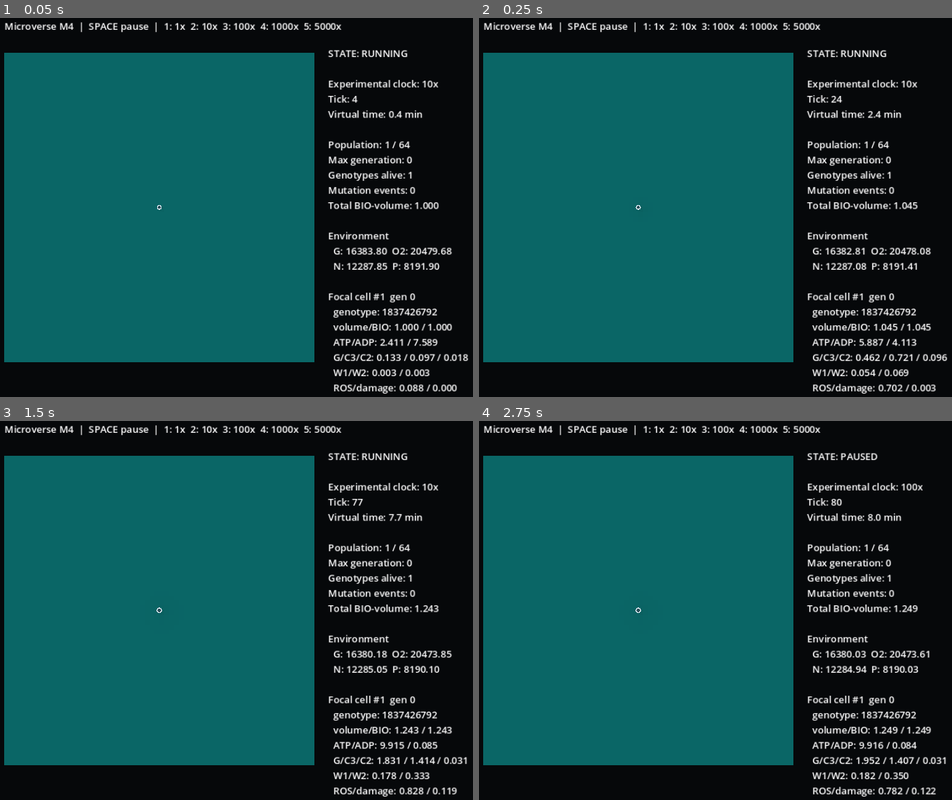
Above: before the commit, frames 1-4 (two rows, left to right).
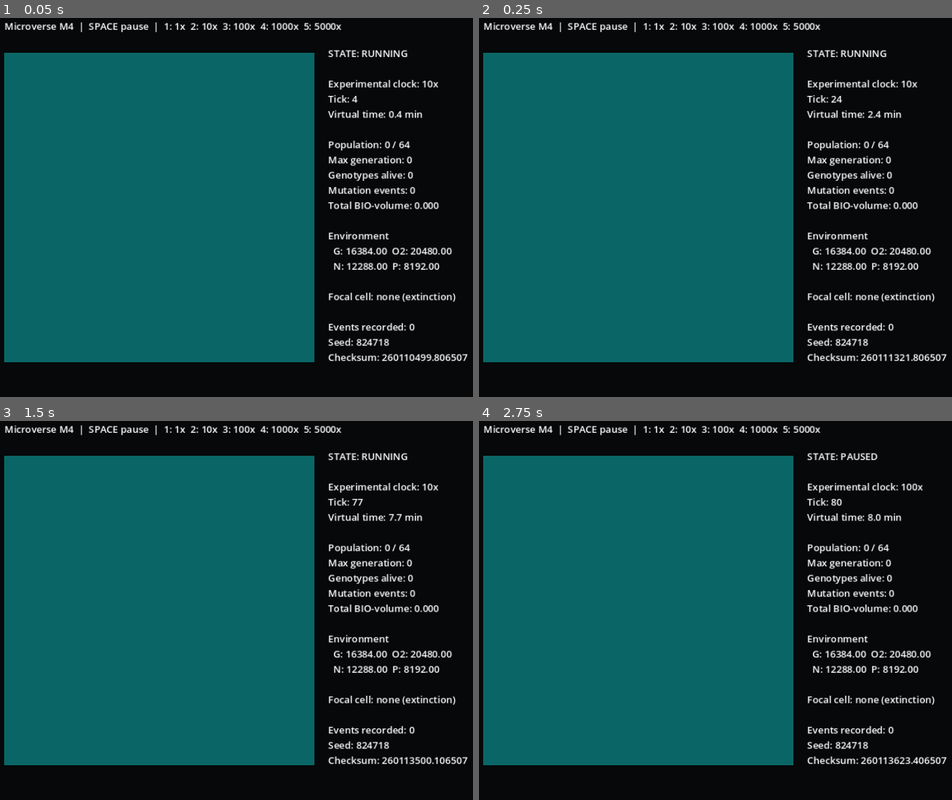
Above: after the commit, the same moments.

Repository: Feynman26/Microverse
Game: Godot game, scene res://src/ui/main.tscn
Two runs of this game, one before a commit and one after it. Both use one fixed random seed, a clock stepped at 60 frames per second and the inputs below.
Inputs:
- Up to frame 1 (0.05 s): no input
- Up to frame 2 (0.25 s): no input
- Up to frame 3 (1.5 s): tap Enter at 0.5 s; tap 1 at 0.6 s; tap Space at 0.77, 1.25 s; tap 2 at 1.35 s
- Up to frame 4 (2.75 s): tap Space at 1.52 s; tap Enter at 2 s; tap 3 at 2.1 s

The runs differ from the first frame. In frame 1, 2.3% of the frame differs, in the area x 33-99%, y 32-100%; in frame 2, 2.3%; in frame 3, 2.3%; in frame 4, 2.3%.
Error before the commit: Invalid access to property or key 'proteome_atp_cost_per_expression_unit_per_volume' on a base object of type 'RefCounted (SimConfig)'. (res://src/biology/cell…
Error after the commit: Parse Error: Too few arguments for "step()" call. Expected at least 7 but received 6. (res://src/biology/cell_state.gd:85)

Commit message:
refactor: require explicit proteome for M5 metabolic flux

Diff:
--- a/src/chemistry/metabolic_solver.gd
+++ b/src/chemistry/metabolic_solver.gd
@@ -4,14 +4,9 @@
 const CatalyticLandscapeScript = preload("res://src/chemistry/catalytic_landscape.gd")
 const MetaboliteCatalogScript = preload("res://src/chemistry/metabolite_catalog.gd")
 
-# The solver is intentionally stateless. Authoritative chemical state lives in
-# each CellState.metabolites dictionary. Every substep has three phases:
-#
-#   1. compute potential flux for every reaction from one immutable pool snapshot;
-#   2. compute one availability scale per shared substrate from total demand;
-#   3. apply all effective reaction deltas simultaneously.
-#
-# This prevents reaction-array ordering from becoming a hidden selective force.
+# Authoritative chemical state lives in each cell. Reaction flux is solved from
+# one pool snapshot and one proteome snapshot per substep. M5 removes promoter
+# code from direct metabolism: only explicit protein abundance can catalyse.
 
 static func create_initial_pools(volume: float, config) -> Dictionary:
 	var pools: Dictionary = {}
@@ -24,8 +19,9 @@
 	pools["NADH"] = float(config.initial_nadh_per_volume) * volume
 	return pools
 
-static func step(pools: Dictionary, genome, reactions: Array, dt: float, volume: float, config) -> Dictionary:
+static func step(pools: Dictionary, genome, expression_state: Dictionary, reactions: Array, dt: float, volume: float, config) -> Dictionary:
 	assert(genome != null)
+	assert(not expression_state.is_empty())
 	assert(dt >= 0.0)
 	assert(volume > 0.0)
 	var cumulative_fluxes: Dictionary = {}
@@ -37,19 +33,19 @@
 	var substeps: int = maxi(1, int(config.metabolic_substeps_per_tick))
 	var sub_dt: float = dt / float(substeps)
 	for _substep in range(substeps):
-		var fluxes: Dictionary = _solve_substep(pools, genome, reactions, sub_dt, volume, config)
+		var fluxes: Dictionary = _solve_substep(pools, genome, expression_state, reactions, sub_dt, volume, config)
 		for reaction_id in fluxes.keys():
 			cumulative_fluxes[reaction_id] = float(cumulative_fluxes[reaction_id]) + float(fluxes[reaction_id])
 		assert_nonnegative(pools)
 	return cumulative_fluxes
 
-static func _solve_substep(pools: Dictionary, genome, reactions: Array, dt: float, volume: float, config) -> Dictionary:
+static func _solve_substep(pools: Dictionary, genome, expression_state: Dictionary, reactions: Array, dt: float, volume: float, config) -> Dictionary:
 	var snapshot: Dictionary = pools.duplicate(true)
 	var potential_flux: Dictionary = {}
 	var substrate_demand: Dictionary = {}
 
 	for reaction in reactions:
-		var activity: float = CatalyticLandscapeScript.genome_activity(genome, reaction)
+		var activity: float = CatalyticLandscapeScript.proteome_activity(genome, expression_state, reaction, config)
 		var saturation: float = _limiting_saturation(snapshot, reaction.substrates, volume, float(config.metabolic_km_per_volume))
 		var capacity: float = activity * float(config.metabolic_rate_scale) * volume * dt
 		var requested_flux: float = maxf(0.0, capacity * saturation)
